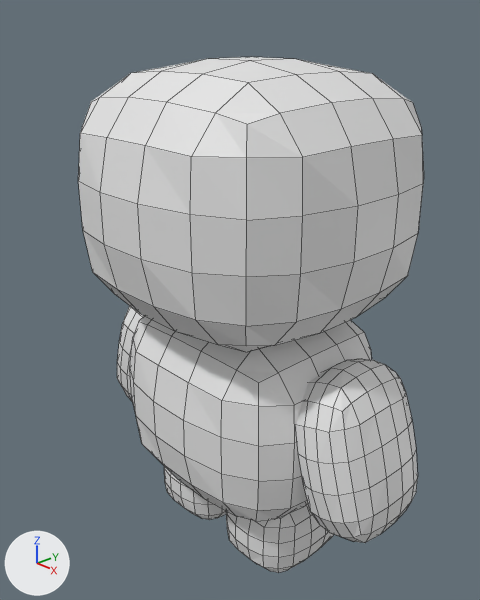
Before and after pictures for a commit that changed the Blender file Blenders/McChar.blend.
Camera for both pictures: a 50 mm lens placed at (3.96, -3.82, 3.18), pointed at (-0.07, -0.05, 0.92). Arrows for +X, +Y and +Z are at lower left; the lights stay in place. Mesh edges are drawn as thin lines.
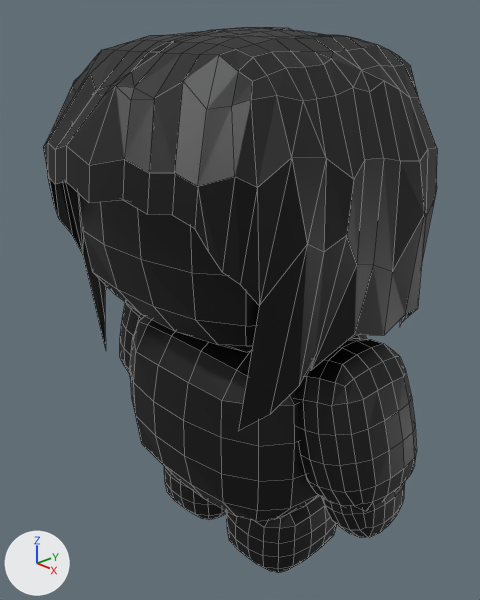
Diff of the bpy script that builds the scene:
```diff
--- a/Blenders/McChar.blend.py
+++ b/Blenders/McChar.blend.py
@@ me_cube_002 @@
 me_cube_002.from_pydata(...)  # 152 vertices, 150 faces; spans x -0.95..0.95, y -0.95..0.95, z -0.95..0.95
+me_cube_002.materials.append(mat_torsomaterial)  # picture img_torsomaterial
@@ me_cube_003 @@
 me_cube_003.from_pydata(...)  # 152 vertices, 150 faces; spans x -0.95..0.95, y -0.95..0.95, z -0.95..0.95
+me_cube_003.materials.append(mat_headmaterial)  # picture img_headmaterial_001
@@ me_cube_004 @@
 # used by ob_cube_002; location = (-1.28, 0.0, 0.0); rotation_euler = (0.0, 0.262, 0.0), in degrees (0, 15, 0); scale = (0.355, 0.562, 0.761)
-me_cube_004.from_pydata(...)  # 152 vertices, 150 faces; spans x -0.95..0.95, y -0.95..0.95, z -0.95..0.95
+me_cube_004.from_pydata(...)  # 304 vertices, 300 faces; spans x -1.35..1.25, y -1.26..1.26, z -0.95..1.16
+# me_cube_004 part 1: the loose piece of 152 vertices spanning x -0.95..0.95, y -0.95..0.95, z -0.95..0.95 is copied, and the copy is scaled about its middle by (1.37, 1.33, 0.914), then moved by (-0.05, 0.0, 0.3), in mat_armmaterial (picture img_armmaterial); it spans x -1.35..1.25, y -1.26..1.26, z -0.57..1.16
+# me_cube_004 part 2: 150 faces spanning x -0.95..0.95, y -0.95..0.95, z -0.95..0.95 switch from no material to mat_armmaterial (picture img_armmaterial)
@@ me_cube_005 @@
 me_cube_005.from_pydata(...)  # 152 vertices, 150 faces; spans x -0.95..0.95, y -0.95..0.95, z -0.95..0.95
+me_cube_005.materials.append(mat_shoematerial)  # picture img_shoematerial
@@ ob_cube_002 @@
 ob_cube_002.rotation_euler = (0.0, 0.262, 0.0)  # degrees (0, 15, 0)
-ob_cube_002.scale = (0.355, 0.562, 0.761)
-_m = ob_cube_002.modifiers.new('Mirror', 'MIRROR')
-_m.mirror_object = ob_cube
+ob_cube_002.scale = (0.291, 0.394, 0.775)
@@ ob_cube_003 @@
 ob_cube_003.scale = (0.472, 0.576, 0.463)
-_m = ob_cube_003.modifiers.new('Mirror', 'MIRROR')
-_m.mirror_object = ob_cube
@@ ob_leftarm @@
+ob_leftarm = bpy.data.objects.new('LeftArm', me_cube_009)  # 304 vertices, 300 faces; spans x 4.68..7.41, y -0.95..0.95, z -0.33..1.81; in mat_armmaterial (picture img_armmaterial)
+ob_leftarm.location = (-1.234, 0.0, 0.226)
+ob_leftarm.rotation_euler = (0.0, 0.262, 0.0)  # degrees (0, 15, 0)
+ob_leftarm.scale = (0.399, 0.524, 0.709)
@@ ob_leftfoot @@
+ob_leftfoot = bpy.data.objects.new('LeftFoot', me_cube_008)  # 152 vertices, 150 faces; spans x 1.1..2.99, y -0.95..0.95, z -0.95..0.95; in mat_shoematerial (picture img_shoematerial)
+ob_leftfoot.location = (-0.482, 0.0, -1.101)
+ob_leftfoot.scale = (0.472, 0.576, 0.463)
@@ ob_hair @@
+ob_hair = bpy.data.objects.new('Hair', me_cube_001)  # 358 vertices, 338 faces; spans x -1.4..1.4, y -1.53..1.44, z -3.33..-0.61; in mat_hairmaterial (picture img_hairmaterial)
+ob_hair.location = (0.0, 0.0, 3.784)
```

What differs and where, as boxes [x1, y1, x2, y2] in the pictures (480 x 600 px):
'Hair', added (black): after [43, 27, 437, 431]
'Cube.001', recoloured (grey to black): [78, 57, 424, 352] in both
'Cube', recoloured (grey to black): [130, 316, 372, 521] in both
'Cube.002', recoloured, reshaped, rescaled, modifiers changed: before [117, 306, 418, 543]; after [120, 302, 144, 374]
'LeftArm', added (black): after [296, 338, 417, 538]
'Cube.003', recoloured, modifiers changed (grey to black): before [164, 466, 334, 573]; after [164, 466, 226, 520]
'LeftFoot', added (black): after [226, 496, 337, 573]
part 1 of me_cube_004, added (black): after [120, 302, 144, 374]
part 2 of me_cube_004, recoloured: before [117, 306, 418, 543]
